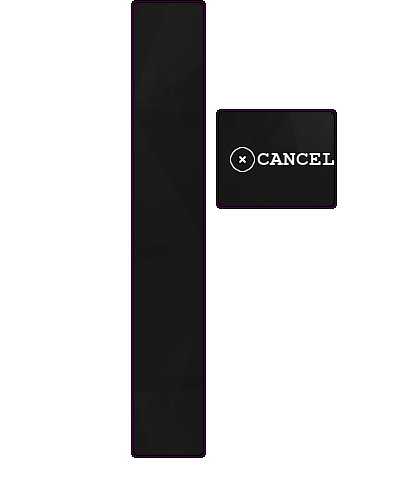
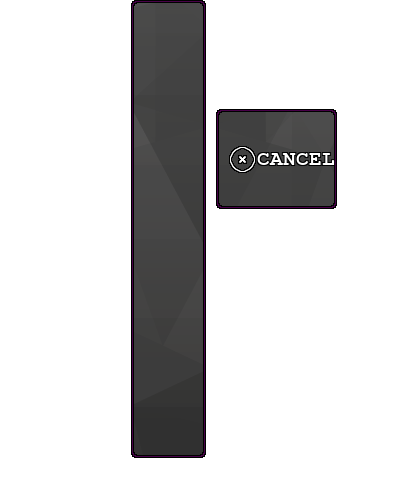
Comparing the layer stacks of the two 417 x 500 images. Changes:
renamed "graphite_pattern_K.png" to "graphite_pattern.png copy", painted on it over [134, 3, 334, 455]
removed layer "graphite_pattern.png" (was 67%) over [134, 3, 334, 455]